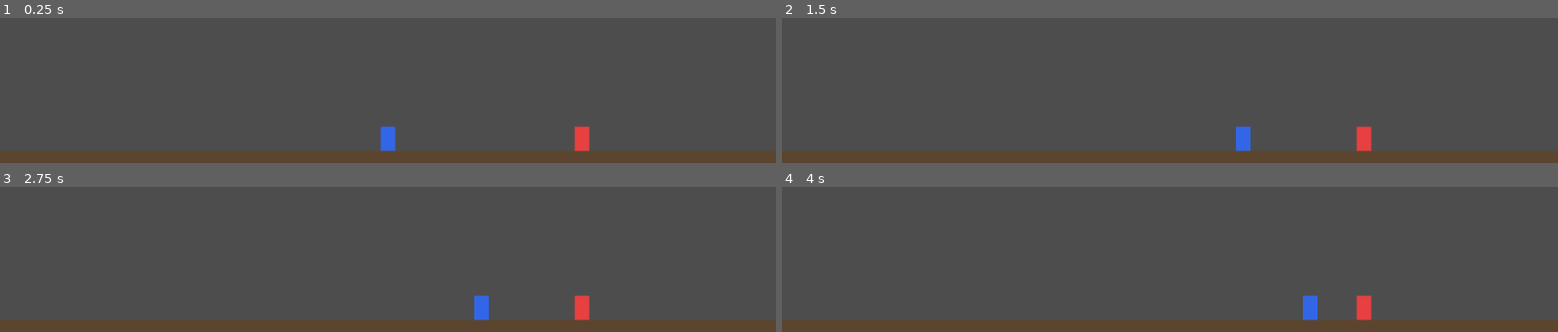
Above: before the commit, frames 1-4 (two rows, left to right).
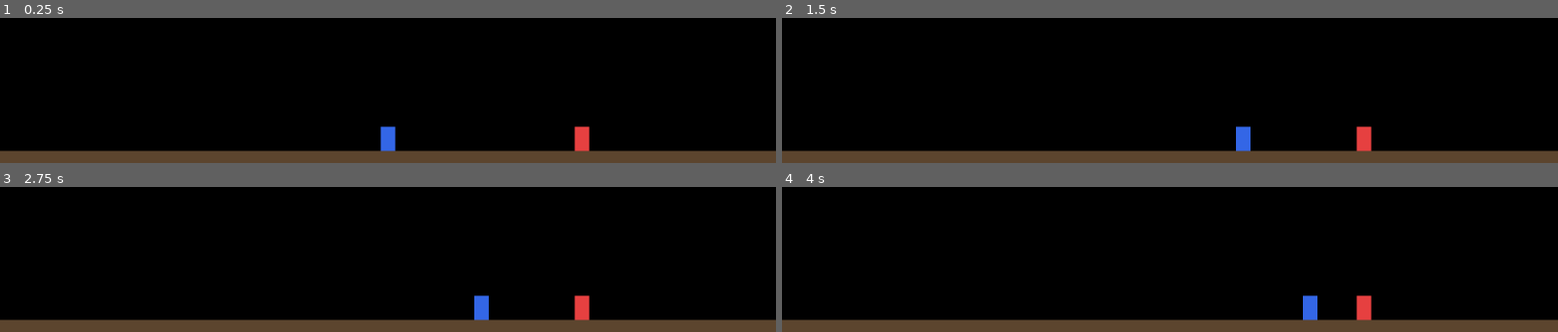
Above: after the commit, the same moments.

Repository: isjkms/Terrarium_Client
Game: Godot game, scene res://main.tscn
The game is run twice, just before and just after one commit, with the same random seed, the same clock (stepped at 60 frames per second) and the same inputs.
Inputs:
- Up to frame 1 (0.25 s): no input
- Up to frame 2 (1.5 s): tap Enter at 0.5 s; hold Right (ui_right) 0.53-1.28 s; hold Left (ui_left) from 1.28 s (still down)
- Up to frame 3 (2.75 s): release Left (ui_left) at 2.03 s; hold Right (ui_right) from 2.03 s (still down)
- Up to frame 4 (4 s): release Right (ui_right) at 3.53 s; hold Left (ui_left) from 3.53 s (still down)

The runs differ from the first frame. In frame 1, 91% of the frame differs, in the area x 0-100%, y 0-92%; in frame 2, 91%; in frame 3, 91%; in frame 4, 91%.

Commit message:
[CL-017][feat] transparent background 실험
https://github.com/isjkms/Terrarium_Client/issues/16

Diff:
--- a/main.gd
+++ b/main.gd
@@ -49,6 +49,9 @@
 var _last_sent_facing := ""
 
 func _ready() -> void:
+	# CL-017 실험: 캐릭터/바닥 외 영역을 투명하게. project.godot의 transparent 설정과 함께 동작.
+	get_viewport().transparent_bg = true
+
 	var err := _ws.connect_to_url(WS_URL)
 	if err != OK:
 		push_error("[WS] 연결 시도 실패: %s" % error_string(err))
--- a/project.godot
+++ b/project.godot
@@ -20,6 +20,8 @@
 window/size/viewport_width=1280
 window/size/viewport_height=240
 window/size/resizable=false
+window/size/transparent=true
+per_pixel_transparency/allowed=true
 
 [physics]
 
